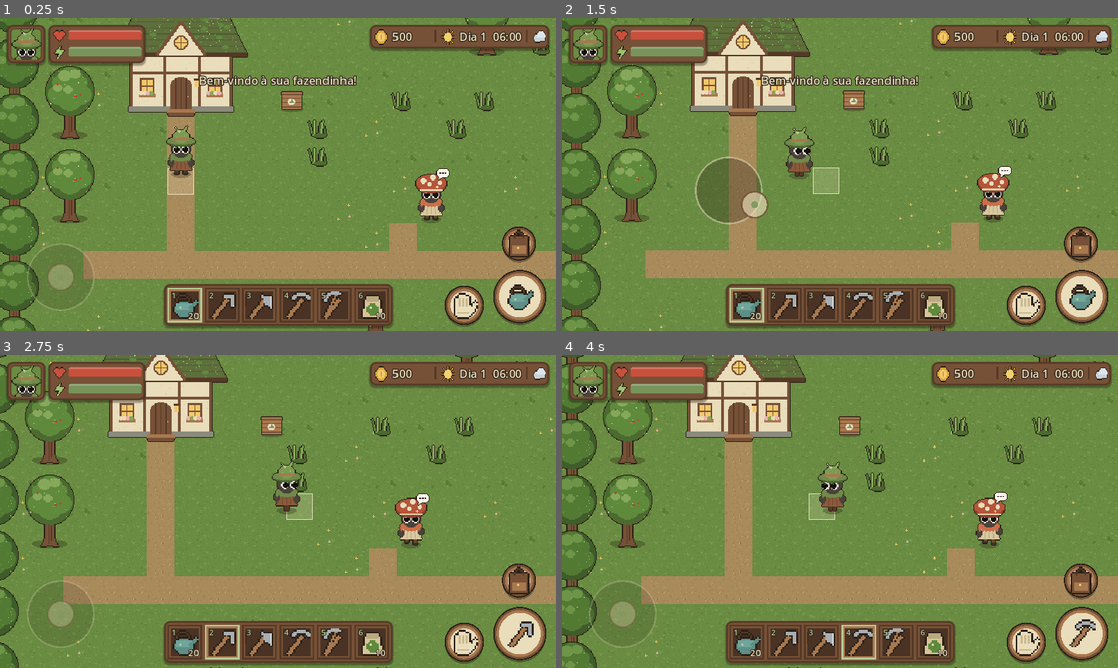
Above: before the commit, frames 1-4 (two rows, left to right).
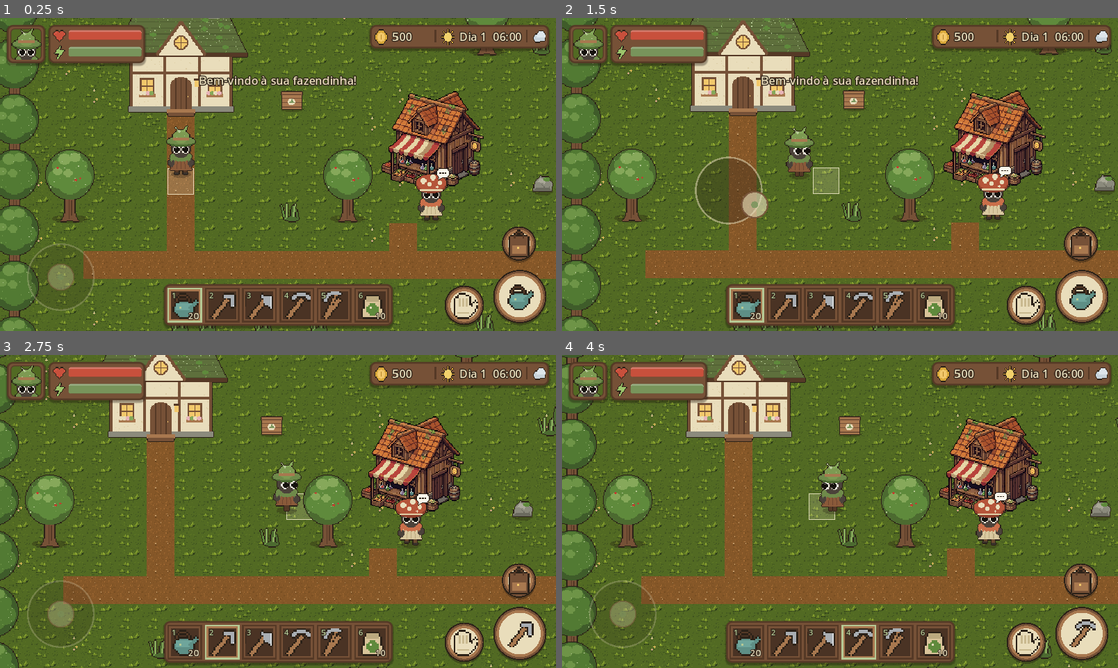
Above: after the commit, the same moments.

Repository: kyoubuerickfreitas-ux/fazendinha-fantastica
Game: Godot game, scene res://scenes/main.tscn
Same seed, same stepped clock (60 frames per second), same inputs: the game is played once before the commit and once after it.
Inputs (mouse positions are in pixels of both pictures, inside the frame that each line leads up to):
- Up to frame 1 (0.25 s): no input
- Up to frame 2 (1.5 s): tap Enter at 0.5 s; move the mouse to (962, 158) at 0.52 s; hold D (move_right) 0.53-1.25 s; hold E (interact) 0.53-1.25 s; click (962, 158) at 0.67 s; drag from (728, 190) to (812, 237) at 1.27 s
- Up to frame 3 (2.75 s): move the mouse to (333, 442) at 2.02 s; hold D (move_right) from 2.03 s (still down); tap 2 (slot_2) at 2.1 s
- Up to frame 4 (4 s): release D (move_right) at 2.75 s; drag from (812, 574) to (673, 464) at 2.77 s; move the mouse to (1006, 558) at 3.52 s; hold A (move_left) from 3.53 s (still down); tap 4 (slot_4) at 3.6 s

The runs differ from the first frame. In frame 1, 69% of the frame differs, in the area x 0-100%, y 0-100%; in frame 2, 68%; in frame 3, 74%; in frame 4, 71%.

Commit message:
Usa assets do projeto idle: barraca do Fungo, paleta do chão e efeitos
- Barraca de comércio como loja do Fungo, com colisão
- Grama, caminho e terra arada refeitos com a paleta e os tufos do tile de terreno
- Efeitos animados ao arar, regar, plantar, colher, golpear e quebrar objetos
- CREDITOS.md com a origem dos assets

Co-Authored-By: Claude Opus 5.5 <noreply@anthropic.com>
Claude-Session: https://claude.ai/code/session_01K8smMkd41S9KsmfWVPtWCG

Diff:
--- a/scripts/ui/hud.gd
+++ b/scripts/ui/hud.gd
@@ -93,7 +93,7 @@
 	var portrait := PanelContainer.new()
 	portrait.add_theme_stylebox_override("panel", UIStyle.wood_panel())
 	var inner := PanelContainer.new()
-	var inner_style := UIStyle.panel(Color("6a8c42"), UIStyle.WOOD_DARK, 1, 4)
+	var inner_style := UIStyle.panel(Color("526a23"), UIStyle.WOOD_DARK, 1, 4)
 	inner_style.set_content_margin_all(0)
 	inner_style.shadow_size = 0
 	inner.add_theme_stylebox_override("panel", inner_style)
--- a/scripts/world/farm_world.gd
+++ b/scripts/world/farm_world.gd
@@ -11,6 +11,7 @@
 const CROPS_TEX := preload("res://assets/sprites/crops.png")
 const HOUSE_TEX := preload("res://assets/sprites/house.png")
 const BIN_TEX := preload("res://assets/sprites/shipping_bin.png")
+const SHOP_TEX := preload("res://assets/sprites/shop.png")
 
 enum Ground { GRASS, PATH, WATER }
 # Índices em tiles.png
@@ -150,6 +151,19 @@
 	bin.interacted.connect(func(_w): bin_used.emit())
 	entities.add_child(bin)
 	blocked[bin_cell] = true
+
+	# barraca do Fungo (ocupa x 13..18, y 6..9)
+	var shop := StaticBody2D.new()
+	shop.position = Vector2(15 * TILE + TILE / 2, 9 * TILE + 26)
+	var ss := Sprite2D.new()
+	ss.texture = SHOP_TEX
+	ss.position = Vector2(0, -56)
+	shop.add_child(ss)
+	_add_rect_collision(shop, Vector2(104, 34), Vector2(0, -17))
+	entities.add_child(shop)
+	for y in range(6, 10):
+		for x in range(13, 19):
+			blocked[Vector2i(x, y)] = true
 
 	# Fungo, o vendedor de sementes
 	var npc := NPC.new()
@@ -306,6 +320,7 @@
 			if not Game.use_energy(ENERGY_COST["hoe"]):
 				return ""
 			soil[c] = {"wet": Game.weather == "rain", "crop": "", "growth": 0}
+			FX.spawn(self, "till", _cell_center(c))
 			_soil_layer.queue_redraw()
 		"watering_can":
 			if ground_at(c) == Ground.WATER:
@@ -320,6 +335,7 @@
 				return ""
 			Game.water -= 1
 			soil[c]["wet"] = true
+			FX.spawn(self, "water", _cell_center(c))
 			Game.inventory_changed.emit()
 			_soil_layer.queue_redraw()
 		"axe", "pickaxe", "scythe":
@@ -328,6 +344,7 @@
 					return "Precisa de outra ferramenta." if prop.required_tool() != "" else "Essa árvore é antiga demais."
 				if not Game.use_energy(ENERGY_COST[item_id]):
 					return ""
+				FX.spawn(self, "hit", prop.position + Vector2(0, -12))
 				if prop.hit():
 					_destroy_prop(prop)
 				return ""
@@ -337,6 +354,7 @@
 				if not Game.use_energy(ENERGY_COST["pickaxe"]):
 					return ""
 				soil.erase(c)
+				FX.spawn(self, "till", _cell_center(c))
 				_soil_layer.queue_redraw()
 	return ""
 
@@ -368,6 +386,7 @@
 	soil[c]["crop"] = ItemDB.get_item(seed_id)["crop"]
 	soil[c]["growth"] = 0
 	Game.remove_from_slot(Game.selected_slot, 1)
+	FX.spawn(self, "plant", _cell_center(c) + Vector2(0, 6))
 	_soil_layer.queue_redraw()
 	return ""
 
@@ -384,6 +403,7 @@
 	s["crop"] = ""
 	s["growth"] = 0
 	_popup("+%d %s" % [def["amount"], ItemDB.item_name(def["produce"])], _cell_center(c))
+	FX.spawn(self, "harvest", _cell_center(c))
 	_soil_layer.queue_redraw()
 	return ""
 
@@ -394,6 +414,8 @@
 		Game.add_item(d[0], d[1])
 		_popup("+%d %s" % [d[1], ItemDB.item_name(d[0])], prop.position + Vector2(0, -20))
 	props.erase(prop.cell)
+	var fx_name := "weed" if prop.kind == "weed" else ("break_stone" if prop.kind == "rock" else "break_wood")
+	FX.spawn(self, fx_name, prop.position + Vector2(0, -10))
 	var tw := prop.create_tween()
 	tw.tween_property(prop, "modulate:a", 0.0, 0.15)
 	tw.tween_callback(prop.queue_free)
--- /dev/null
+++ b/scripts/world/fx.gd
@@ -0,0 +1,60 @@
+class_name FX
+extends Sprite2D
+## Efeito visual animado de uso único (poeira, respingo, brilho...).
+## As folhas de efeito têm quadros de 64x64 e 9 linhas de cores:
+## 0 vermelho, 1 roxo, 2 azul, 3 verde, 4 marrom, 5 branco, 6 lilás, 7 rosa, 8 índigo.
+
+const SHEETS := {
+	"dust": preload("res://assets/fx/fx_dust.png"),
+	"splash": preload("res://assets/fx/fx_splash.png"),
+	"puff": preload("res://assets/fx/fx_puff.png"),
+	"cloud": preload("res://assets/fx/fx_cloud.png"),
+	"sparkle": preload("res://assets/fx/fx_sparkle.png"),
+	"pop": preload("res://assets/fx/fx_pop.png"),
+}
+const ROWS := 9
+const FPS := 22.0
+
+enum Color9 { RED, PURPLE, BLUE, GREEN, BROWN, WHITE, LILAC, PINK, INDIGO }
+
+## Qual efeito usar em cada ação do jogo.
+const PRESETS := {
+	"till": ["dust", Color9.BROWN, 0.7],
+	"water": ["splash", Color9.BLUE, 0.6],
+	"hit": ["puff", Color9.WHITE, 0.45],
+	"break_wood": ["cloud", Color9.BROWN, 0.7],
+	"break_stone": ["cloud", Color9.WHITE, 0.7],
+	"harvest": ["sparkle", Color9.GREEN, 0.8],
+	"plant": ["pop", Color9.GREEN, 0.6],
+	"weed": ["dust", Color9.GREEN, 0.6],
+}
+
+var _frames := 1
+var _row := 0
+var _t := 0.0
+
+
+static func spawn(parent: Node, preset: String, pos: Vector2) -> void:
+	if not PRESETS.has(preset):
+		return
+	var p: Array = PRESETS[preset]
+	var fx := FX.new()
+	fx.texture = SHEETS[p[0]]
+	fx._frames = fx.texture.get_width() / 64
+	fx._row = p[1]
+	fx.hframes = fx._frames
+	fx.vframes = ROWS
+	fx.frame = fx._row * fx._frames
+	fx.scale = Vector2.ONE * float(p[2])
+	fx.position = pos
+	fx.z_index = 40
+	parent.add_child(fx)
+
+
+func _process(delta: float) -> void:
+	_t += delta * FPS
+	var i := int(_t)
+	if i >= _frames:
+		queue_free()
+		return
+	frame = _row * _frames + i
--- a/tests/smoke_test.gd
+++ b/tests/smoke_test.gd
@@ -48,6 +48,9 @@
 		game.select_slot(1); p._busy = 0; p.use_tool()
 		game.select_slot(5); p._busy = 0; p.use_tool()
 		game.select_slot(0); p._busy = 0; p.use_tool()
+		if i == 1:
+			await _wait(0.15)
+			await _shot("02b_efeito")
 		game.joystick_vector = Vector2(1, 0)
 		await _wait(0.38)
 		game.joystick_vector = Vector2(0, 1)
Binary file added: assets/fx/fx_cloud.png
Not shown, added: assets/fx/fx_cloud.png.import
Binary file added: assets/fx/fx_dust.png
Not shown, added: assets/fx/fx_dust.png.import
Binary file added: assets/fx/fx_pop.png
Not shown, added: assets/fx/fx_pop.png.import
Binary file added: assets/fx/fx_puff.png
Not shown, added: assets/fx/fx_puff.png.import
Binary file added: assets/fx/fx_sparkle.png
Not shown, added: assets/fx/fx_sparkle.png.import
Binary file added: assets/fx/fx_splash.png
Not shown, added: assets/fx/fx_splash.png.import
(and 8 more such lines)
